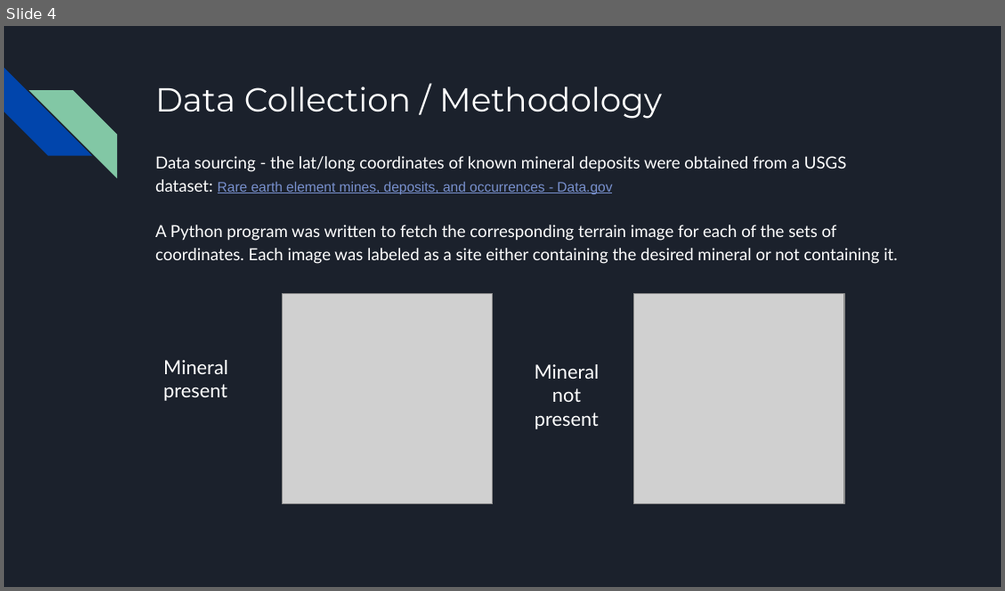
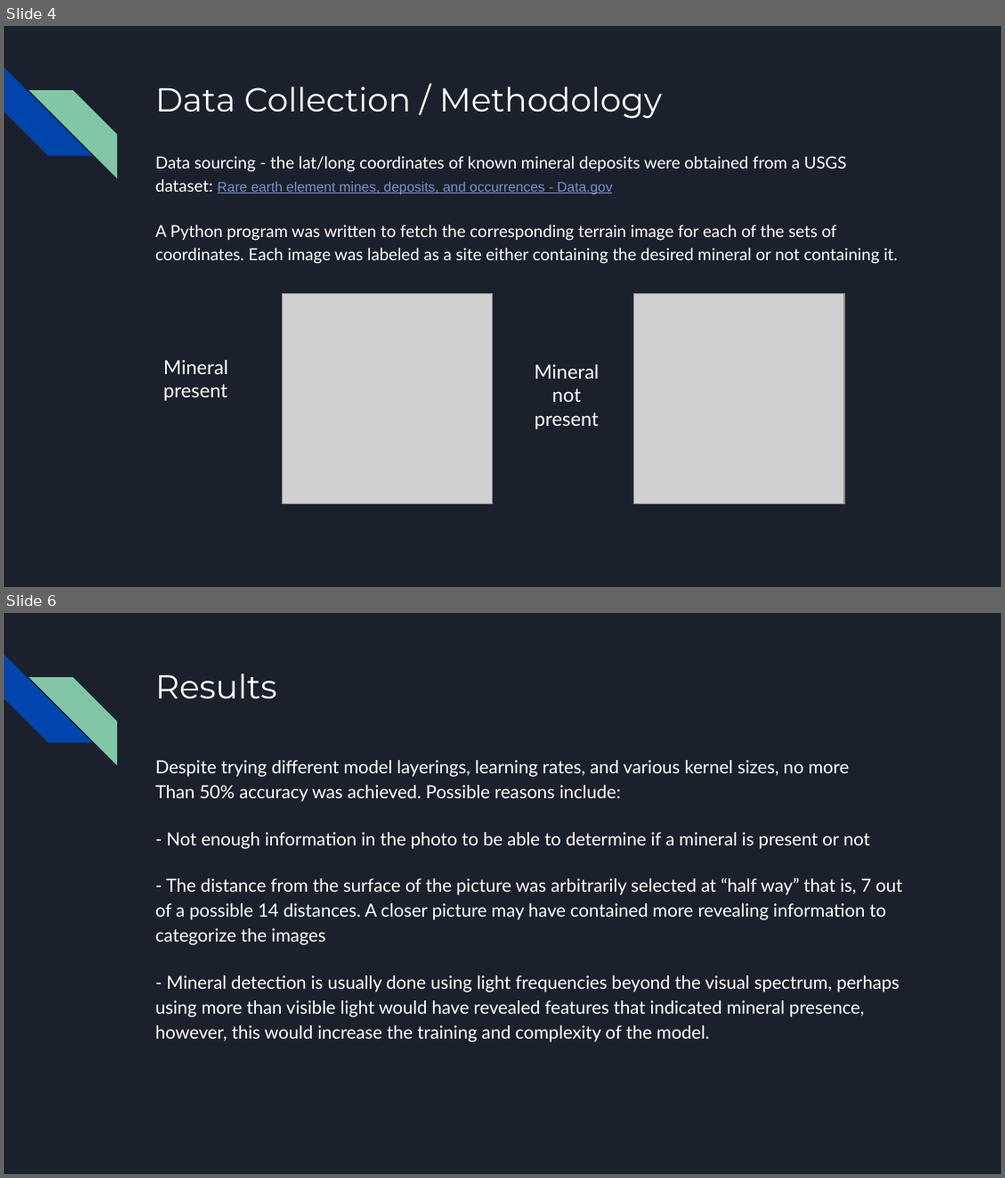
Before and after one commit to Platinum-Dragon/Ore-detector-presentation, a slide deck: AI Mineral Discovery.pptx. Shown one above the other, each under a label of ours: slide 4 before the commit, slides 4 and 6 after it; the slides between them are not shown. The pictures are 1005x591 and 1005x1178 pixels, drawn with LibreOffice and Linux fonts; fonts in the diff are those of the drawing; grey boxes stand for pictures. Boxes give left, top, right and bottom in pixels: in the first picture for what was removed or moved away, otherwise in the second. Text is boxed around its words. In the diff, an @@ line names an element or a change of style, - is before the commit and + after.

Commit message:
Add files via upload
Version concluding not enough information to make it work.

```diff
--- a/AI Mineral Discovery.pptx
+++ b/AI Mineral Discovery.pptx
@@ slide 6 added at box(4, 613, 1001, 1174), background #1B212C; not listed: 2 template elements that a slide beside it also shows @@
@@ title added at box(155, 674, 276, 698), 24 pt, text #FFFFFF @@
+Results
@@ text added at box(155, 760, 902, 1042), 13 pt, text #FFFFFF @@
+Despite trying different model layerings, learning rates, and various kernel sizes, no more
+Than 50% accuracy was achieved. Possible reasons include:
+- Not enough information in the photo to be able to determine if a mineral is present or not
+- The distance from the surface of the picture was arbitrarily selected at “half way” that is, 7 out of a possible 14 distances. A closer picture may have contained more revealing information to categorize the images
+- Mineral detection is usually done using light frequencies beyond the visual spectrum, perhaps using more than visible light would have revealed features that indicated mineral presence, however, this would increase the training and complexity of the model.
```
Also in this commit, not shown: 1 slide changed, 2 slides removed.
